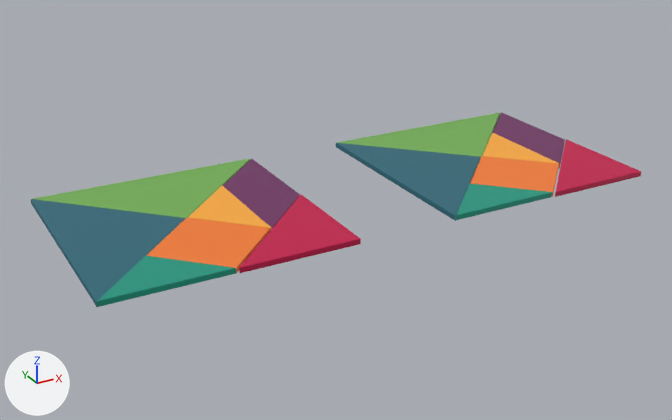
The glTF model Tangram.glb, before and after one commit.
Before and after are seen from a camera (50 mm lens) standing at (-4.63, -6.23, 3.19) and looking at (-0.94, 0.46, -0.16). Every picture has the same lights, and +X, +Y and +Z are marked at lower left. Where no turn or scale is listed for an object, it has been applied to the vertices.
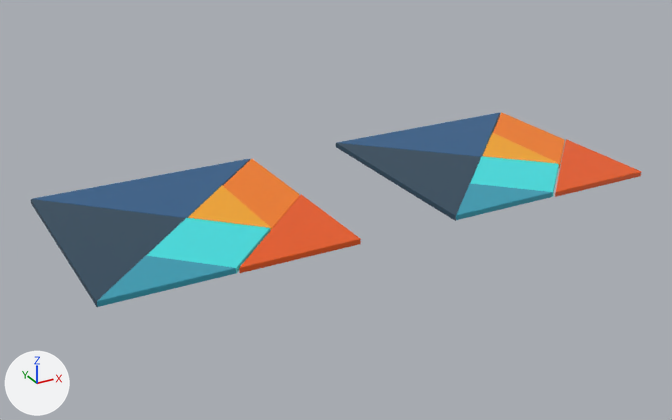
Location of each change, (x1, y1, x2, y2) in pixels of the pictures (672 x 420 px):
'Plane.025', recoloured (cyan to blue)
    both: (31, 199, 186, 308)
'Plane.031', recoloured (green to blue)
    both: (33, 159, 250, 218)
'Plane.022', recoloured (cyan to blue)
    both: (336, 143, 481, 221)
'Plane.026', recoloured
    both: (239, 194, 361, 273)
'Plane.029', recoloured (orange to cyan)
    both: (146, 218, 270, 273)
'Plane.014', recoloured (green to blue)
    both: (337, 112, 500, 157)
'Plane.024', recoloured
    both: (97, 256, 236, 307)
'Plane.027', recoloured (purple to orange)
    both: (223, 159, 300, 230)
'Plane.030', recoloured
    both: (555, 139, 641, 197)
'Plane.006', recoloured (orange to cyan)
    both: (470, 156, 559, 197)
'Plane.034', recoloured
    both: (456, 184, 552, 220)
'Plane.032', recoloured (purple to orange)
    both: (493, 112, 565, 168)
'Plane.028', recoloured
    both: (188, 186, 271, 231)
'Plane.033', recoloured
    both: (483, 133, 559, 164)

The change in detail:
Material 'Material5' (mat_material5) changes colour from cyan #13977f to cyan #359eb5; in linear values from (0.00651, 0.309, 0.212) to (0.0356, 0.342, 0.462).
Material 'Material1' (mat_material1) changes colour from dark cyan #286778 to dark blue #29465a; in linear values from (0.0212, 0.136, 0.188) to (0.0222, 0.0612, 0.102).
Material 'Material3' (mat_material3) changes colour from pink #c40048 to orange #eb5a15; in linear values from (0.552, 0.0, 0.0648) to (0.831, 0.102, 0.0075).
Material 'Material7' (mat_material7) changes colour from dark purple #6f2e62 to orange #f57e18; in linear values from (0.159, 0.0273, 0.122) to (0.913, 0.209, 0.00913).
Material 'Material4' (mat_material4) changes colour from orange #fdac3a to orange #f7a81f; in linear values from (0.982, 0.413, 0.0423) to (0.93, 0.392, 0.0137).
Material 'Material6' (mat_material6) changes colour from orange #f57d2e to cyan #3fe1e3; in linear values from (0.913, 0.205, 0.0273) to (0.0497, 0.753, 0.768).
Material 'Material2' (mat_material2) changes colour from green #73af53 to blue #2b5d8a; in linear values from (0.171, 0.429, 0.0865) to (0.0242, 0.109, 0.254).
